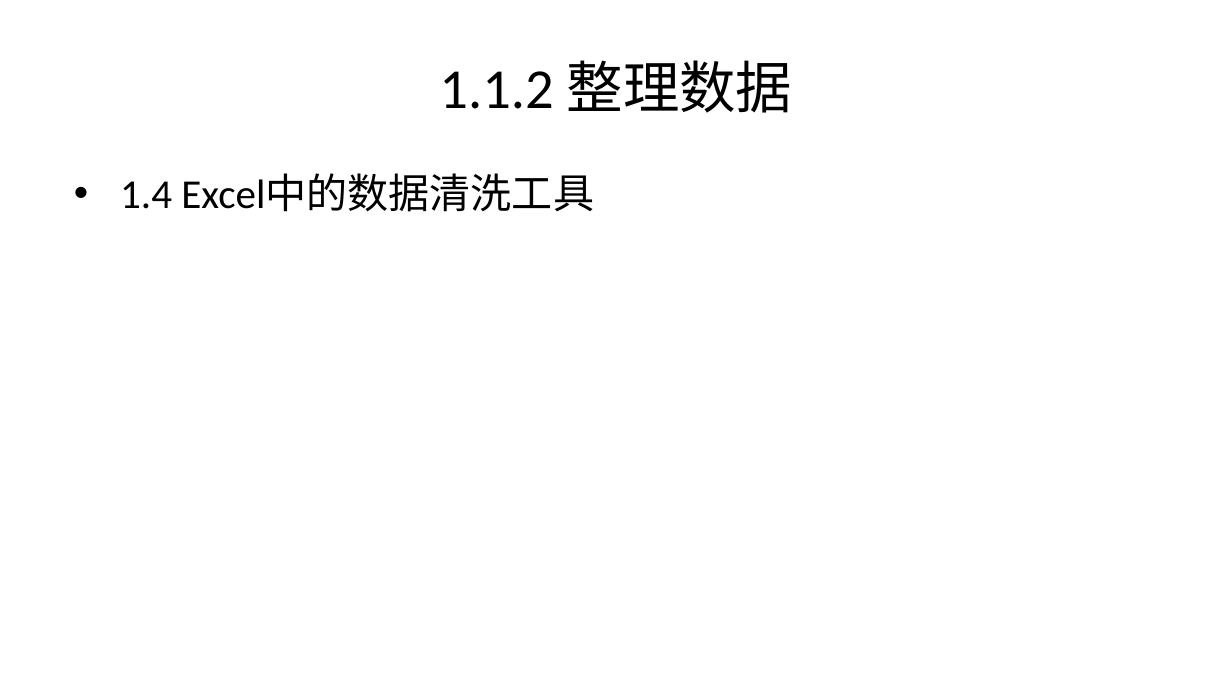
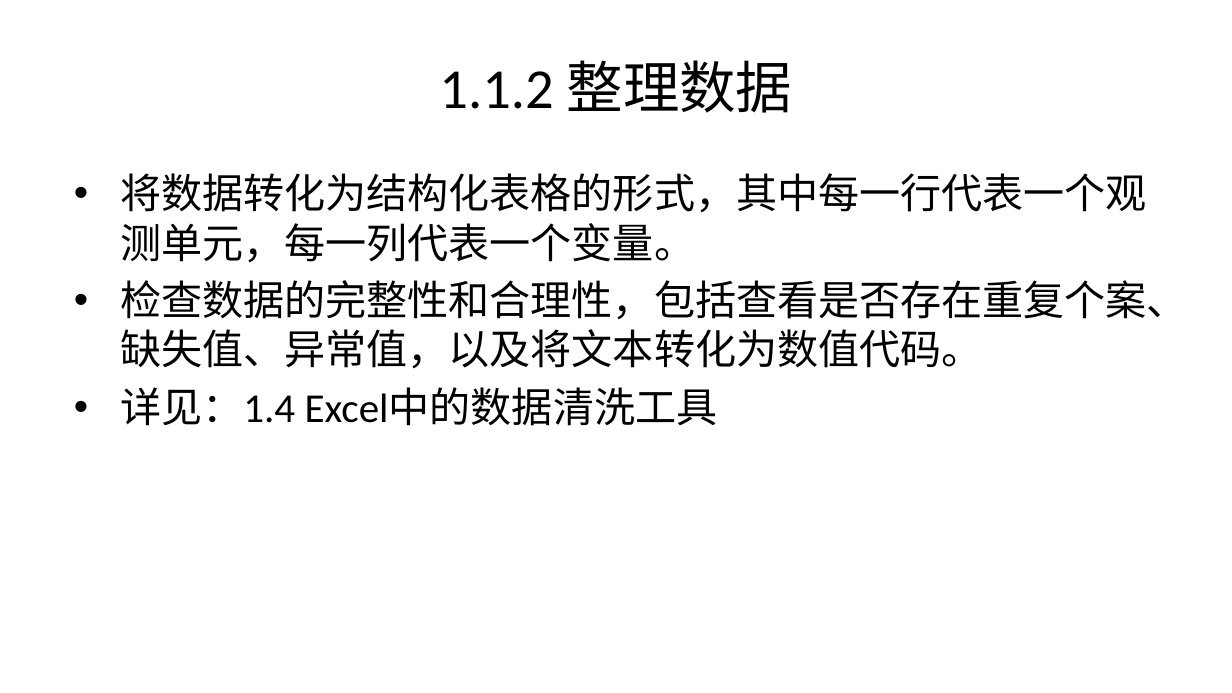
Before and after one commit to lizongzhang/excelstat, a slide deck: slide 5 of docs/chap1_slide.pptx. Drawn at 1232x693 pixels with LibreOffice and Linux fonts; fonts in the diff are those of the drawing. Boxes give left, top, right and bottom in pixels: in the first picture for what was removed or moved away, otherwise in the second. Text is boxed around its words. In the diff, an @@ line names an element or a change of style, - is before the commit and + after.

```diff
--- a/docs/chap1_slide.pptx
+++ b/docs/chap1_slide.pptx
@@ text at <box>120,173,1188,426</box>: text changed @@
-• 1.4 Excel中的数据清洗工具
+• 将数据转化为结构化表格的形式，其中每一行代表一个观测单元，每一列代表一个变量。
+• 检查数据的完整性和合理性，包括查看是否存在重复个案、缺失值、异常值，以及将文本转化为数值代码。
+• 详见：1.4 Excel中的数据清洗工具
```
Also in this commit, not shown: 3 other slides changed, 4 slides added, 39 other files.
